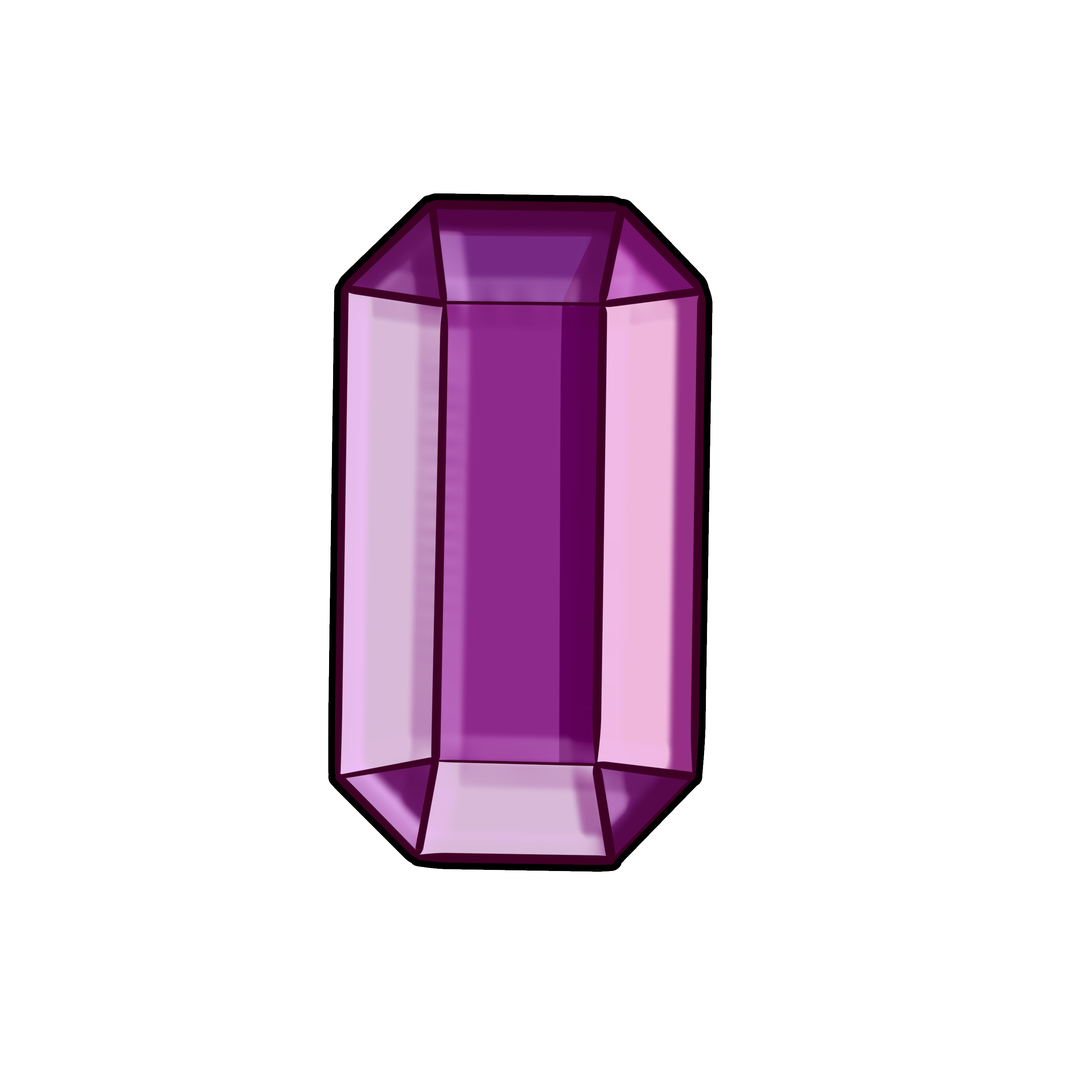
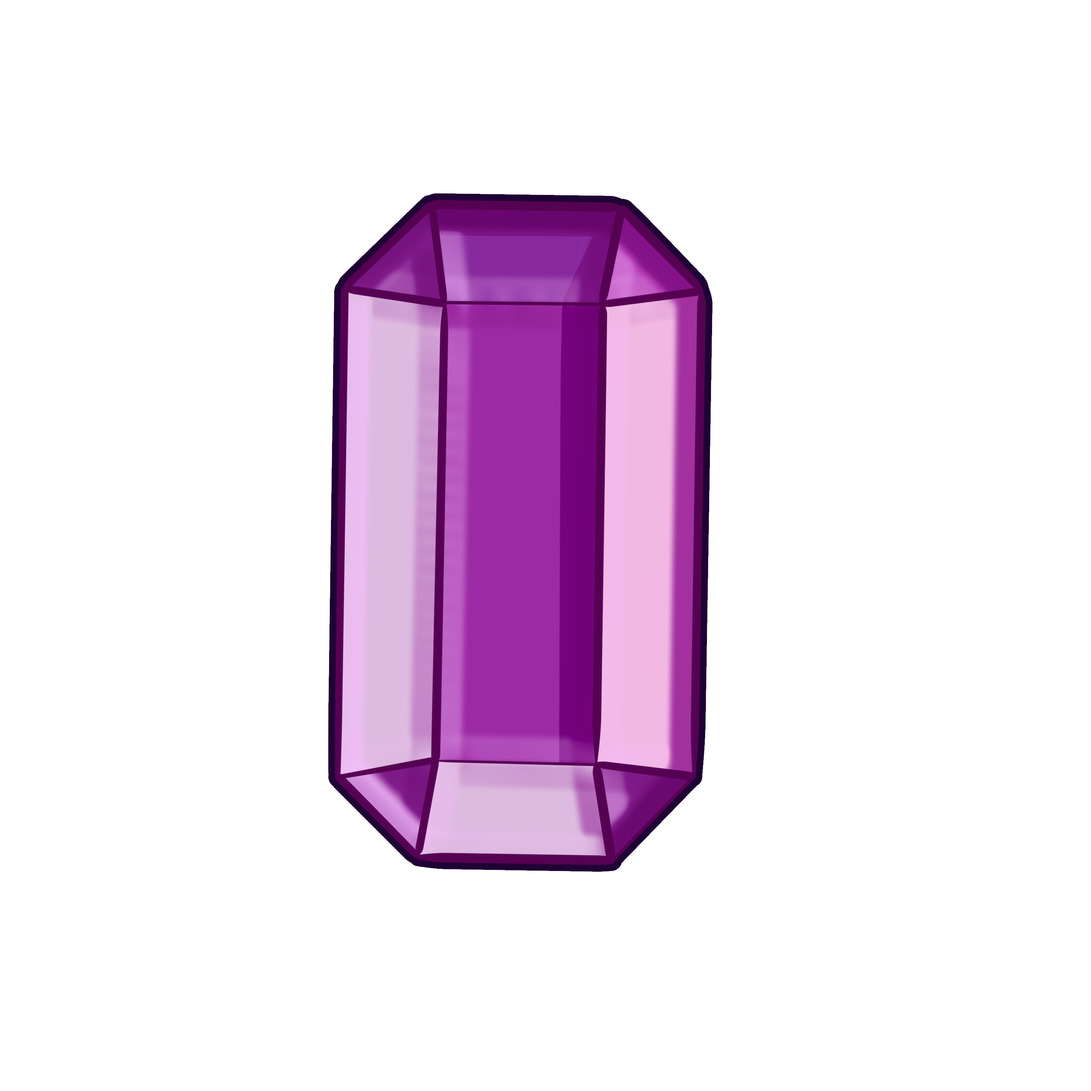
Layers edited between the first and the second 1091x1091 image:
painted on "Linework1" over [328, 193, 714, 873]
